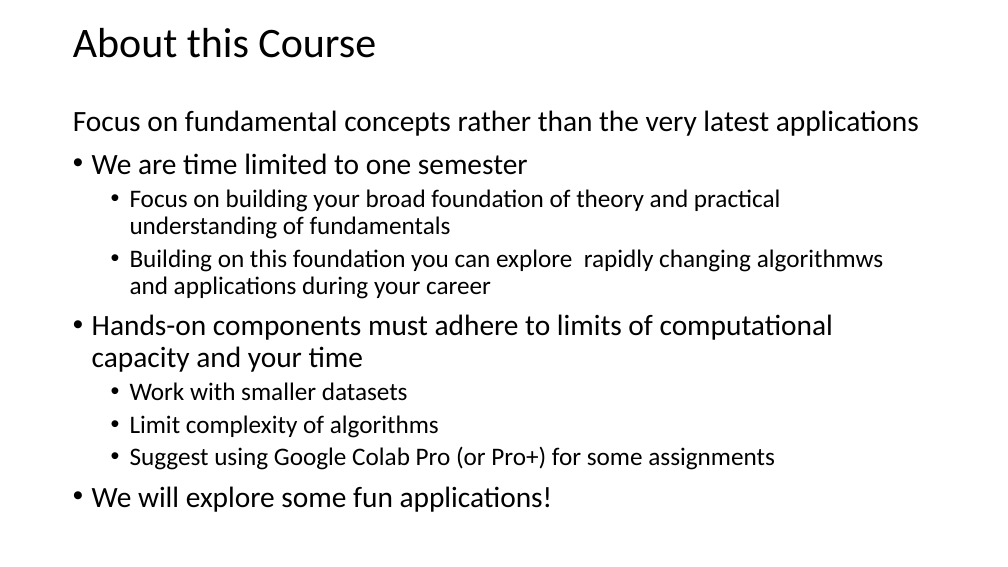
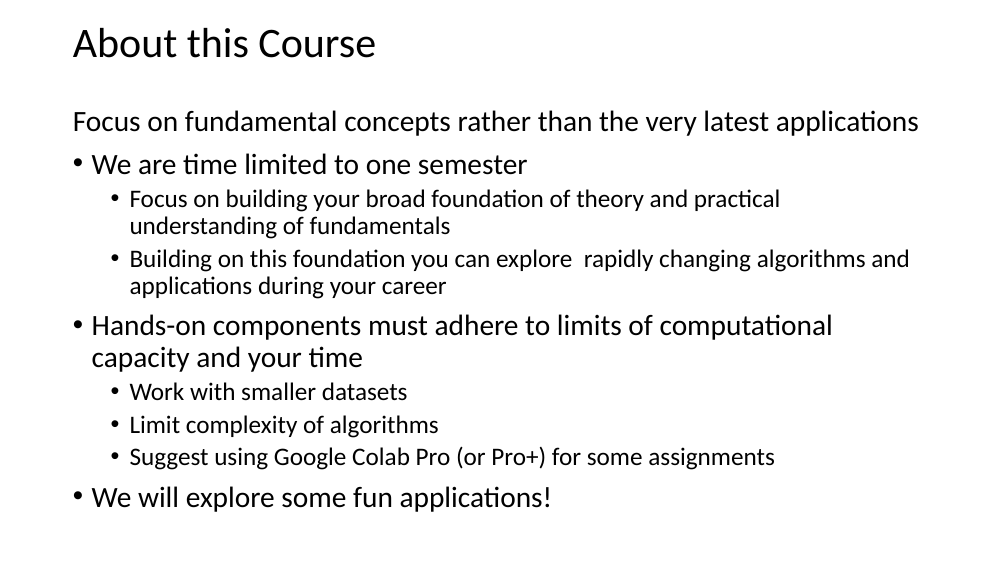
Before and after one commit to StephenElston/CSCI-E25, a slide deck: slide 10 of Slides/1_Introduction.pptx. Drawn at 1008x567 pixels with LibreOffice and Linux fonts; fonts in the diff are those of the drawing. Boxes give left, top, right and bottom in pixels: in the first picture for what was removed or moved away, otherwise in the second. Text is boxed around its words. In the diff, an @@ line names an element or a change of style, - is before the commit and + after.

Commit message:
Correct typo added communication slide

```diff
--- a/Slides/1_Introduction.pptx
+++ b/Slides/1_Introduction.pptx
@@ text at (x1=130, y1=249, x2=910, y2=299): text changed @@
-  • Building on this foundation you can explore rapidly changing algorithmws and applications during your career
+  • Building on this foundation you can explore rapidly changing algorithms and applications during your career
```
Also in this commit, not shown: 1 slide added.
